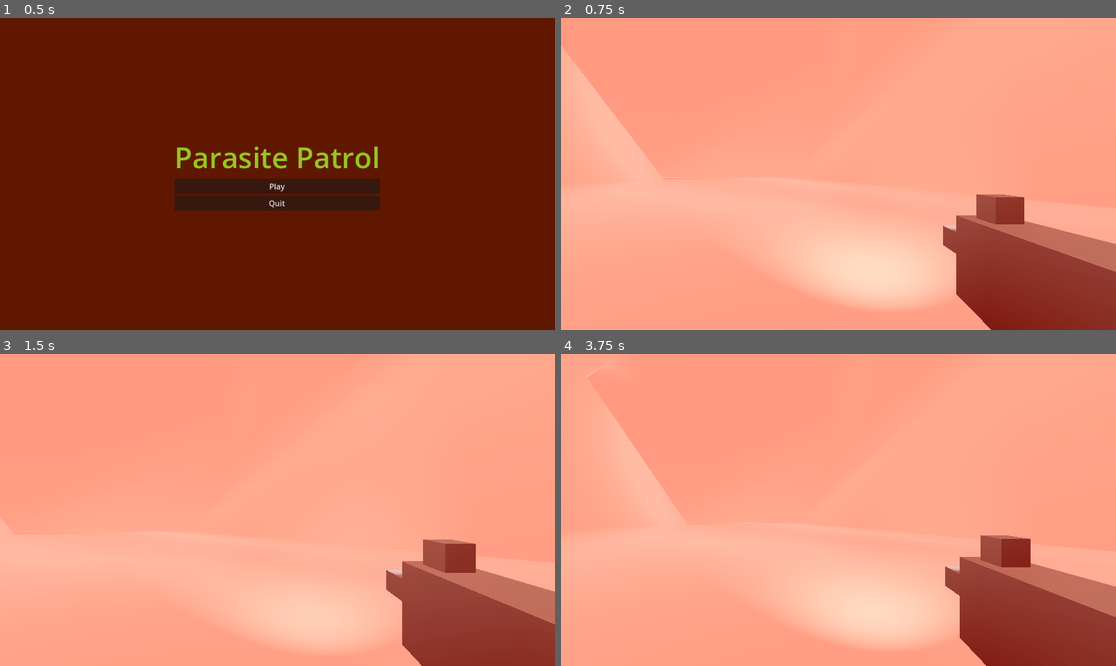
Above: before the commit, frames 1-4 (two rows, left to right).
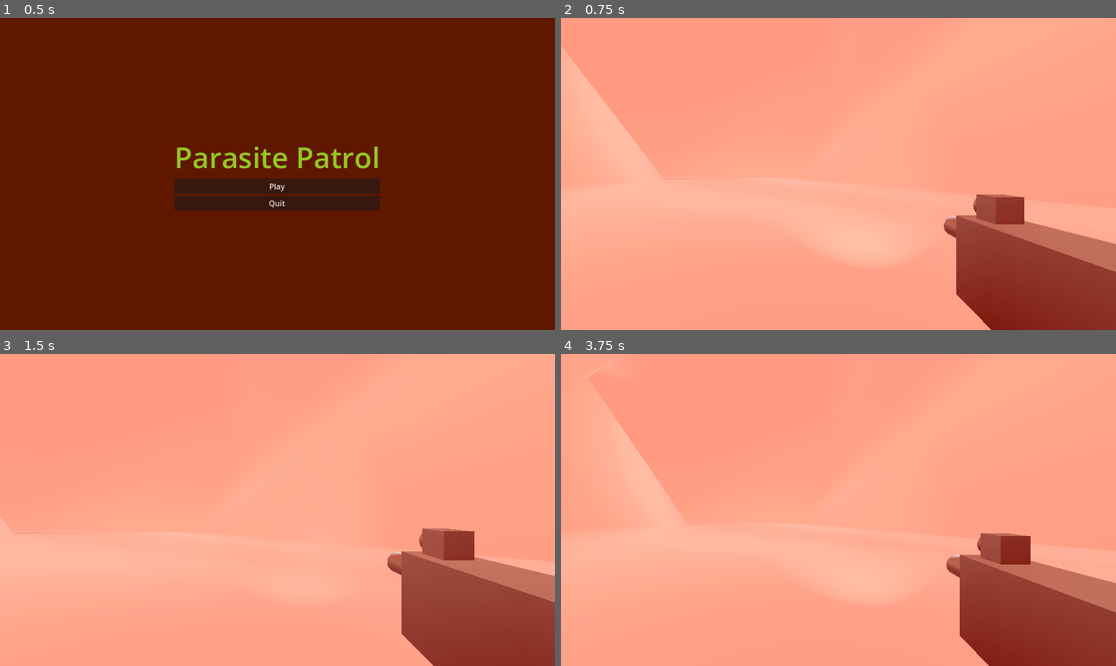
Above: after the commit, the same moments.

Repository: akulkarni3472/GWJ67-Parasite
Game: Godot game, scene res://Menus/MainMenu/main_menu.tscn
The game is run twice, just before and just after one commit, with the same random seed, the same clock (stepped at 60 frames per second) and the same inputs.
Inputs (mouse positions are in pixels of both pictures, inside the frame that each line leads up to):
- Up to frame 1 (0.5 s): no input
- Up to frame 2 (0.75 s): click "Play" at 0.5 s
- Up to frame 3 (1.5 s): tap Enter at 1.25 s; move the mouse to (305, 510) at 1.27 s; hold D (move_right, bound only before the commit) from 1.28 s (still down); tap W (move_front, bound only before the commit) at 1.35 s
- Up to frame 4 (3.75 s): tap Space (jump) at 1.52, 2.27 s; tap Shift (sprint) at 1.55, 2.1, 3.05 s; move the mouse to (810, 510) at 2.02 s; release D (move_right, bound only before the commit) at 2.03 s; hold S (move_back, bound only before the commit) 2.03-2.78 s; tap W (move_front, bound only before the commit) at 2.3, 2.85 s; move the mouse to (849, 503) at 2.77 s; hold D (move_right, bound only before the commit) from 2.78 s (still down); move the mouse to (832, 516) at 3.52 s; click (832, 516) at 3.6 s

Frame 1 is identical in both runs. In frame 2, 4.9% of the frame differs, in the area x 39-75%, y 57-93%; in frame 3, 6.4%, in the area x 2-100%, y 55-100%; in frame 4, 5.5%.

Commit message:
Update

Diff:
--- a/Player/Weapons/gun_base.tscn
+++ b/Player/Weapons/gun_base.tscn
@@ -6,13 +6,15 @@
 material = ExtResource("1_ihhqh")
 size = Vector3(0.2, 0.333, 1)
 
-[sub_resource type="BoxMesh" id="BoxMesh_1j41y"]
+[sub_resource type="CylinderMesh" id="CylinderMesh_i4eyg"]
 material = ExtResource("1_ihhqh")
-size = Vector3(0.1, 0.1, 0.333)
 
 [sub_resource type="BoxMesh" id="BoxMesh_cjcre"]
 material = ExtResource("1_ihhqh")
 size = Vector3(0.1, 0.2, 0.1)
+
+[sub_resource type="CylinderMesh" id="CylinderMesh_mird6"]
+material = ExtResource("1_ihhqh")
 
 [sub_resource type="BoxShape3D" id="BoxShape3D_sdoay"]
 size = Vector3(0.190674, 0.410645, 1.20239)
@@ -24,20 +26,24 @@
 mesh = SubResource("BoxMesh_ohf4f")
 
 [node name="barrel_mesh" type="MeshInstance3D" parent="MeshInstance3D"]
-transform = Transform3D(1, 0, 0, 0, 1, 0, 0, 0, 1, 0, 0.02, -0.543)
-mesh = SubResource("BoxMesh_1j41y")
+transform = Transform3D(0.1, 0, 0, 0, -4.37114e-09, -0.1, 0, 0.1, -4.37114e-09, 0, 0.0727161, -0.597782)
+mesh = SubResource("CylinderMesh_i4eyg")
 
 [node name="sight_mesh" type="MeshInstance3D" parent="MeshInstance3D"]
 transform = Transform3D(1, 0, 0, 0, 1, 0, 0, 0, 1, 0, 0.162, -0.4)
 mesh = SubResource("BoxMesh_cjcre")
 
+[node name="flashlight_mesh" type="MeshInstance3D" parent="MeshInstance3D/sight_mesh"]
+transform = Transform3D(0.08, 0, 0, 0, -1.74846e-09, -0.08, 0, 0.04, -3.49691e-09, 0, 0.050061, -0.0427749)
+mesh = SubResource("CylinderMesh_mird6")
+
 [node name="SpotLight3D" type="SpotLight3D" parent="MeshInstance3D/sight_mesh"]
-transform = Transform3D(1, 0, 0, 0, 1, 0, 0, 0, 1, 0, 0.072, -0.055)
+transform = Transform3D(1, 0, 0, 0, 1, -1.42109e-14, 0, 1.42109e-14, 1, 0, 0.0498981, -0.0840583)
 light_energy = 16.0
 light_indirect_energy = 8.0
 light_volumetric_fog_energy = 8.0
-spot_range = 43.2656
-spot_angle = 44.7521
+spot_range = 100.0
+spot_angle = 30.0
 
 [node name="CollisionShape3D" type="CollisionShape3D" parent="."]
 transform = Transform3D(1, 0, 0, 0, 1, 0, 0, 0, 1, 0, 0.2, -0.107)
--- a/Player/player.gd
+++ b/Player/player.gd
@@ -8,6 +8,13 @@
 
 @export var min_view_angle = -50
 @export var max_view_angle = 80
+
+@export var bob_freq = 1.2
+@export var bob_amp = 0.04
+@export var t_bob = 0.0
+
+@export var base_fov = 75.0
+@export var fov_change = 1.5
 
 @export var weapon: Node
 @export var bullet: Node
@@ -45,17 +52,32 @@
 	else:
 		sprint_mult = 1
 
-	var input_dir = Input.get_vector("move_left", "move_right", "move_front", "move_back")
+	var input_dir = Input.get_vector("leftward", "rightward", "forward", "backward")
 	var direction = (head.transform.basis * Vector3(input_dir.x, 0, input_dir.y)).normalized()
-	if direction:
-		velocity.x = direction.x * speed * sprint_mult
-		velocity.z = direction.z * speed * sprint_mult
+	if is_on_floor():
+		if direction:
+			velocity.x = direction.x * speed
+			velocity.z = direction.z * speed
+		else:
+			velocity.x = lerp(velocity.x, direction.x * speed, delta * 7.0)
+			velocity.z = lerp(velocity.z, direction.z * speed, delta * 7.0)
 	else:
-		velocity.x = move_toward(velocity.x, 0, speed)
-		velocity.z = move_toward(velocity.z, 0, speed)
+		velocity.x = lerp(velocity.x, direction.x * speed, delta * 3.0)
+		velocity.z = lerp(velocity.z, direction.z * speed, delta * 3.0)
+
+	t_bob += delta * velocity.length() * float(is_on_floor())
+	camera.transform.origin = _headbob(t_bob)
+
+	fire(delta)
 
 	move_and_slide()
 
 func fire(delta):
 	if Input.is_action_just_pressed("shoot"):
 		print("Bang!")
+
+func _headbob(time) -> Vector3:
+	var pos = Vector3.ZERO
+	pos.y = sin(time * bob_freq) * bob_amp
+	pos.x - cos(time * bob_freq / 2) * bob_amp
+	return pos
--- a/project.godot
+++ b/project.godot
@@ -21,25 +21,25 @@
 
 [input]
 
-move_front={
+forward={
 "deadzone": 0.5,
 "events": [Object(InputEventKey,"resource_local_to_scene":false,"resource_name":"","device":-1,"window_id":0,"alt_pressed":false,"shift_pressed":false,"ctrl_pressed":false,"meta_pressed":false,"pressed":false,"keycode":0,"physical_keycode":87,"key_label":0,"unicode":119,"echo":false,"script":null)
 , Object(InputEventKey,"resource_local_to_scene":false,"resource_name":"","device":-1,"window_id":0,"alt_pressed":false,"shift_pressed":false,"ctrl_pressed":false,"meta_pressed":false,"pressed":false,"keycode":0,"physical_keycode":4194320,"key_label":0,"unicode":0,"echo":false,"script":null)
 ]
 }
-move_back={
+backward={
 "deadzone": 0.5,
 "events": [Object(InputEventKey,"resource_local_to_scene":false,"resource_name":"","device":-1,"window_id":0,"alt_pressed":false,"shift_pressed":false,"ctrl_pressed":false,"meta_pressed":false,"pressed":false,"keycode":0,"physical_keycode":83,"key_label":0,"unicode":115,"echo":false,"script":null)
 , Object(InputEventKey,"resource_local_to_scene":false,"resource_name":"","device":-1,"window_id":0,"alt_pressed":false,"shift_pressed":false,"ctrl_pressed":false,"meta_pressed":false,"pressed":false,"keycode":0,"physical_keycode":4194322,"key_label":0,"unicode":0,"echo":false,"script":null)
 ]
 }
-move_left={
+leftward={
 "deadzone": 0.5,
 "events": [Object(InputEventKey,"resource_local_to_scene":false,"resource_name":"","device":-1,"window_id":0,"alt_pressed":false,"shift_pressed":false,"ctrl_pressed":false,"meta_pressed":false,"pressed":false,"keycode":0,"physical_keycode":65,"key_label":0,"unicode":97,"echo":false,"script":null)
 , Object(InputEventKey,"resource_local_to_scene":false,"resource_name":"","device":-1,"window_id":0,"alt_pressed":false,"shift_pressed":false,"ctrl_pressed":false,"meta_pressed":false,"pressed":false,"keycode":0,"physical_keycode":4194319,"key_label":0,"unicode":0,"echo":false,"script":null)
 ]
 }
-move_right={
+rightward={
 "deadzone": 0.5,
 "events": [Object(InputEventKey,"resource_local_to_scene":false,"resource_name":"","device":-1,"window_id":0,"alt_pressed":false,"shift_pressed":false,"ctrl_pressed":false,"meta_pressed":false,"pressed":false,"keycode":0,"physical_keycode":68,"key_label":0,"unicode":100,"echo":false,"script":null)
 , Object(InputEventKey,"resource_local_to_scene":false,"resource_name":"","device":-1,"window_id":0,"alt_pressed":false,"shift_pressed":false,"ctrl_pressed":false,"meta_pressed":false,"pressed":false,"keycode":0,"physical_keycode":4194321,"key_label":0,"unicode":0,"echo":false,"script":null)
Not shown: 1 places in Player/Weapons/gun_base.tscn that only renumber resources
